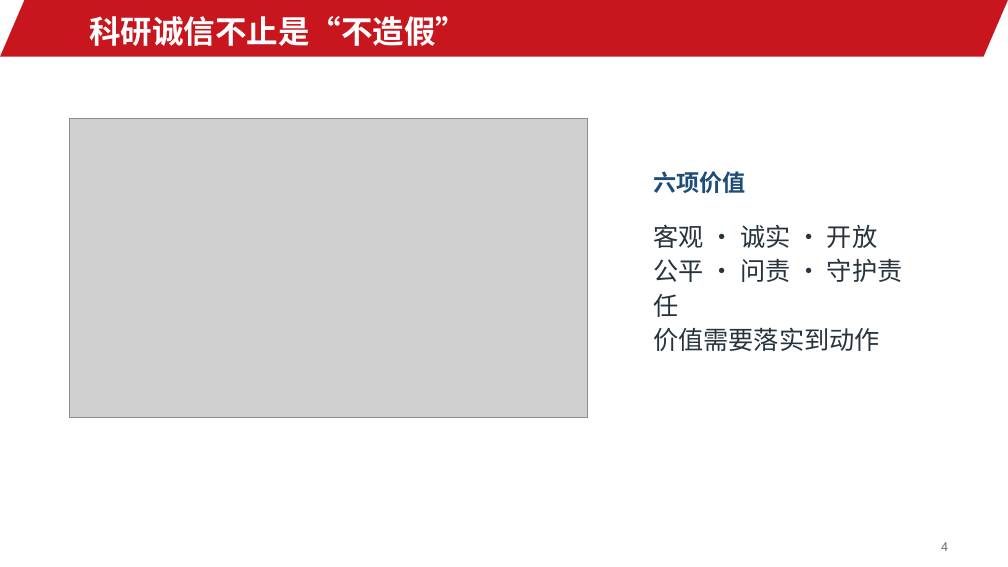
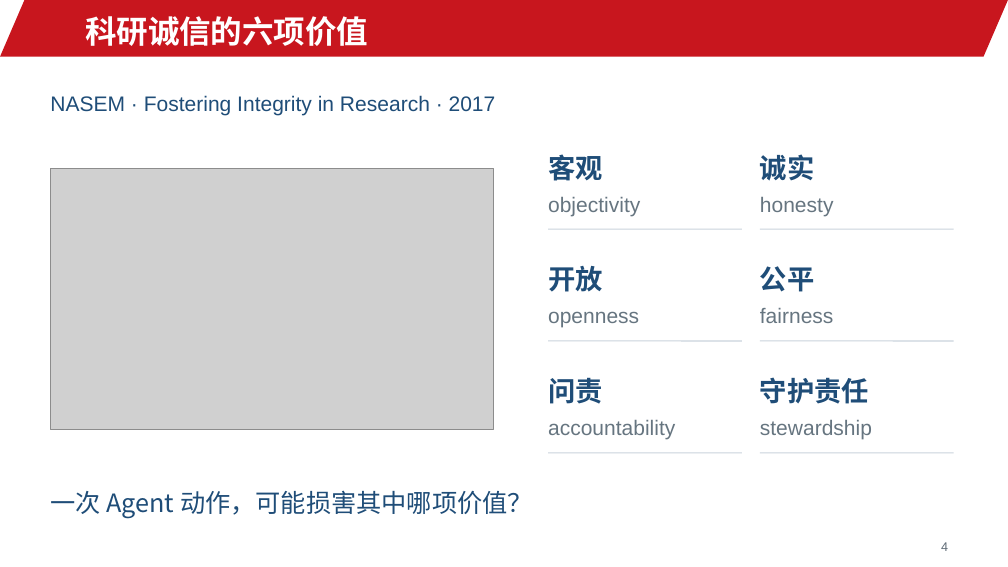
Before and after one commit to jinyh/ai4research, a slide deck: slide 4 of lessons/lesson-02/slides.pptx. Drawn at 1008x567 pixels with LibreOffice and Linux fonts; fonts in the diff are those of the drawing; grey boxes stand for pictures; background and template pictures are left out. Boxes give left, top, right and bottom in pixels: in the first picture for what was removed or moved away, otherwise in the second. Text is boxed around its words. In the diff, an @@ line names an element or a change of style, - is before the commit and + after.

```diff
--- a/lessons/lesson-02/slides.pptx
+++ b/lessons/lesson-02/slides.pptx
@@ text at (x1=85, y1=16, x2=368, y2=46): text changed @@
-科研诚信不止是“不造假”
+科研诚信的六项价值
@@ text added at (x1=50, y1=95, x2=496, y2=115), 20 pt, text #1F4D78 @@
+NASEM · Fostering Integrity in Research · 2017
@@ picture resized from (x1=70, y1=119, x2=588, y2=417) to (x1=51, y1=169, x2=494, y2=430) @@
@@ text added at (x1=548, y1=154, x2=603, y2=181), 26 pt, text #1F4D78, bold @@
+客观
@@ text added at (x1=760, y1=154, x2=815, y2=181), 26 pt, text #1F4D78, bold @@
+诚实
@@ text added at (x1=548, y1=197, x2=640, y2=216), 20 pt, text #667580 @@
+objectivity
@@ text at (x1=760, y1=197, x2=834, y2=216): text changed; size 22 to 20 pt; font Noto Sans CJK SC to Arial; text colour #1F4D78 to #667580; bold off @@
-六项价值
+honesty
@@ text "honesty" at (x1=760, y1=197, x2=834, y2=216): vertical alignment middle to top @@
@@ line added from (548, 229) to (742, 229), #CAD3DC 0.98 pt @@
@@ text removed at (x1=653, y1=224, x2=903, y2=351) @@
-客观 · 诚实 · 开放
-公平 · 问责 · 守护责任
-价值需要落实到动作
@@ line added from (760, 229) to (954, 229), #CAD3DC 0.98 pt @@
@@ text added at (x1=548, y1=266, x2=603, y2=292), 26 pt, text #1F4D78, bold @@
+开放
@@ text added at (x1=760, y1=266, x2=815, y2=292), 26 pt, text #1F4D78, bold @@
+公平
@@ text added at (x1=548, y1=311, x2=639, y2=328), 20 pt, text #667580 @@
+openness
@@ text added at (x1=760, y1=308, x2=834, y2=323), 20 pt, text #667580 @@
+fairness
@@ line added from (548, 341) to (742, 341), #CAD3DC 0.98 pt @@
@@ line added from (760, 341) to (954, 341), #CAD3DC 0.98 pt @@
@@ text added at (x1=548, y1=377, x2=603, y2=404), 26 pt, text #1F4D78, bold @@
+问责
@@ text added at (x1=760, y1=377, x2=869, y2=404), 26 pt, text #1F4D78, bold @@
+守护责任
@@ text added at (x1=548, y1=420, x2=675, y2=440), 20 pt, text #667580 @@
+accountability
@@ text added at (x1=760, y1=420, x2=872, y2=440), 20 pt, text #667580 @@
+stewardship
@@ line added from (548, 453) to (742, 453), #CAD3DC 0.98 pt @@
@@ line added from (760, 453) to (954, 453), #CAD3DC 0.98 pt @@
@@ text added at (x1=50, y1=490, x2=533, y2=519), 24 pt, text #1F4D78 @@
+一次 Agent 动作，可能损害其中哪项价值？
```
Also in this commit, not shown: 9 other slides changed, 15 slides added, 15 slides removed, 18 other files.
